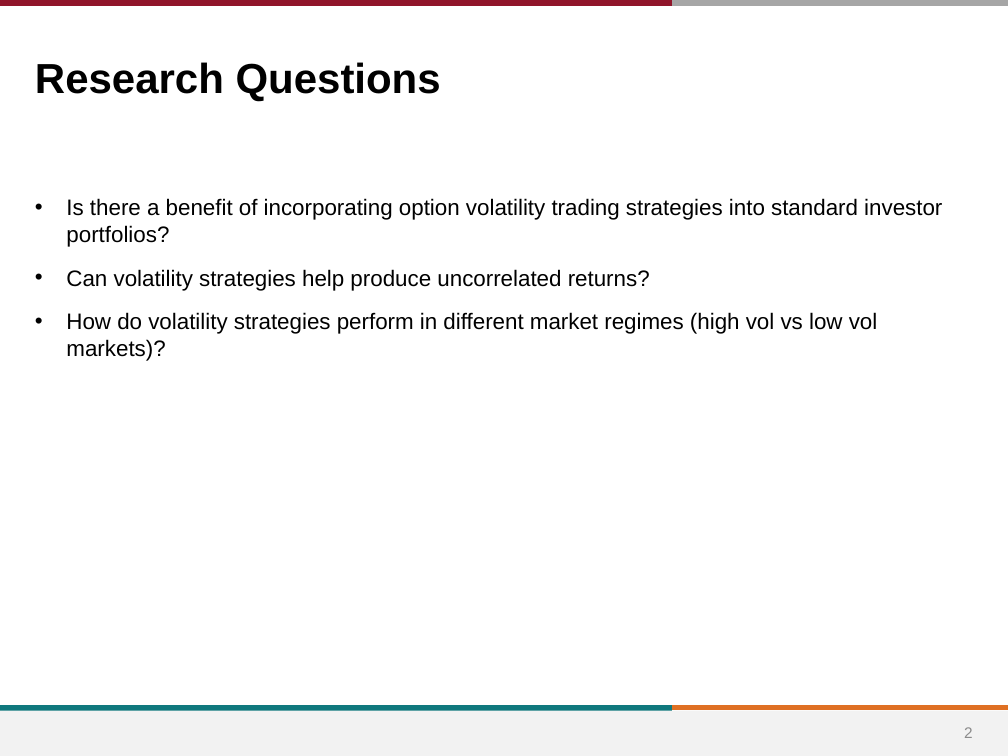
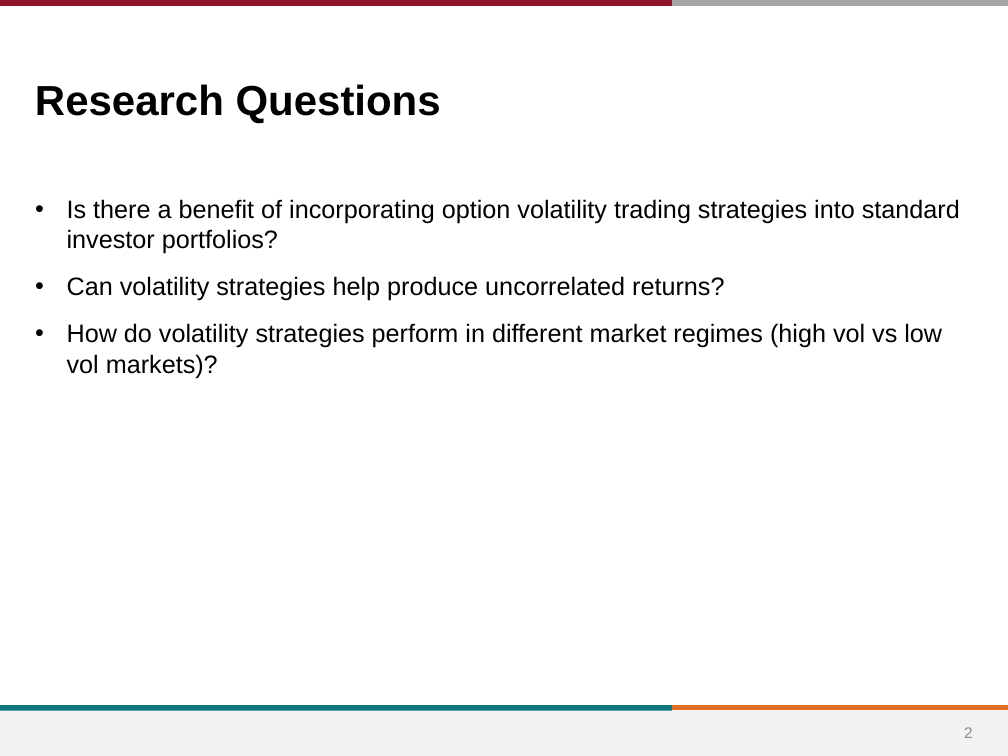
Before and after one commit to greggiordano12/MGT-411, a slide deck: slide 2 of Proposal/Options_Proposal.pptx. Drawn at 1008x756 pixels with LibreOffice and Linux fonts; fonts in the diff are those of the drawing; background and template pictures are left out. Boxes give left, top, right and bottom in pixels: in the first picture for what was removed or moved away, otherwise in the second. Text is boxed around its words. In the diff, an @@ line names an element or a change of style, - is before the commit and + after.

```diff
--- a/Proposal/Options_Proposal.pptx
+++ b/Proposal/Options_Proposal.pptx
@@ title "Research Questions" moved from (x1=35, y1=62, x2=441, y2=101) to (x1=35, y1=84, x2=441, y2=124) @@
@@ text "Is there a benefit of ..." at (x1=67, y1=199, x2=960, y2=378): size 16 to 18 pt @@
```
Also in this commit, not shown: 6 other slides changed, 2 slides added, 3 slides removed, 9 other files.
